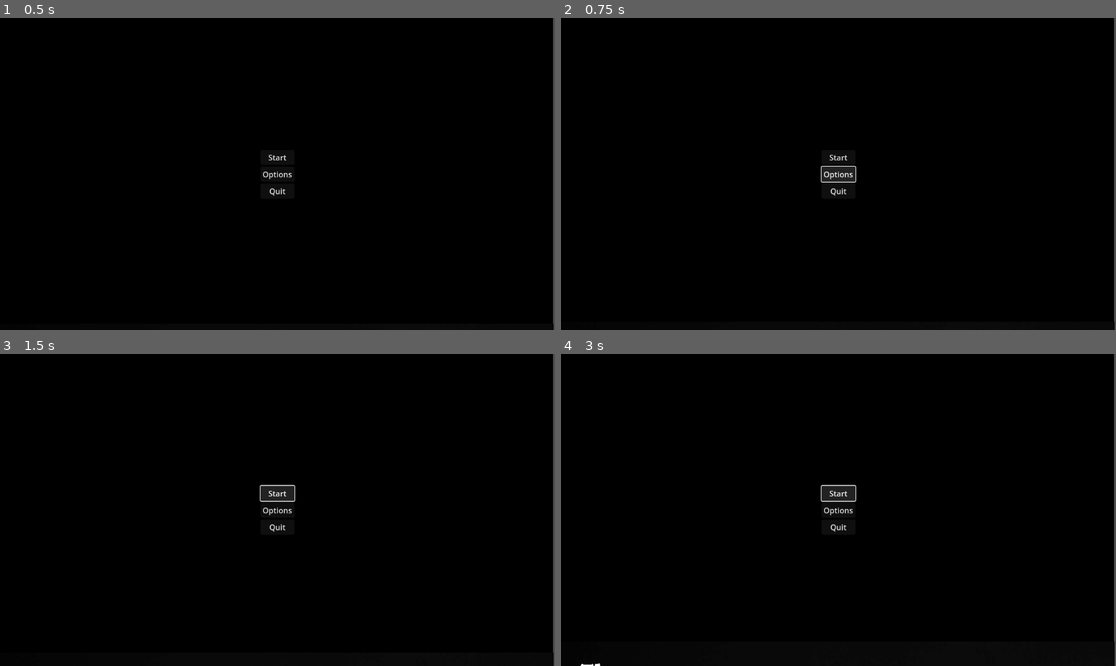
Above: before the commit, frames 1-4 (two rows, left to right).
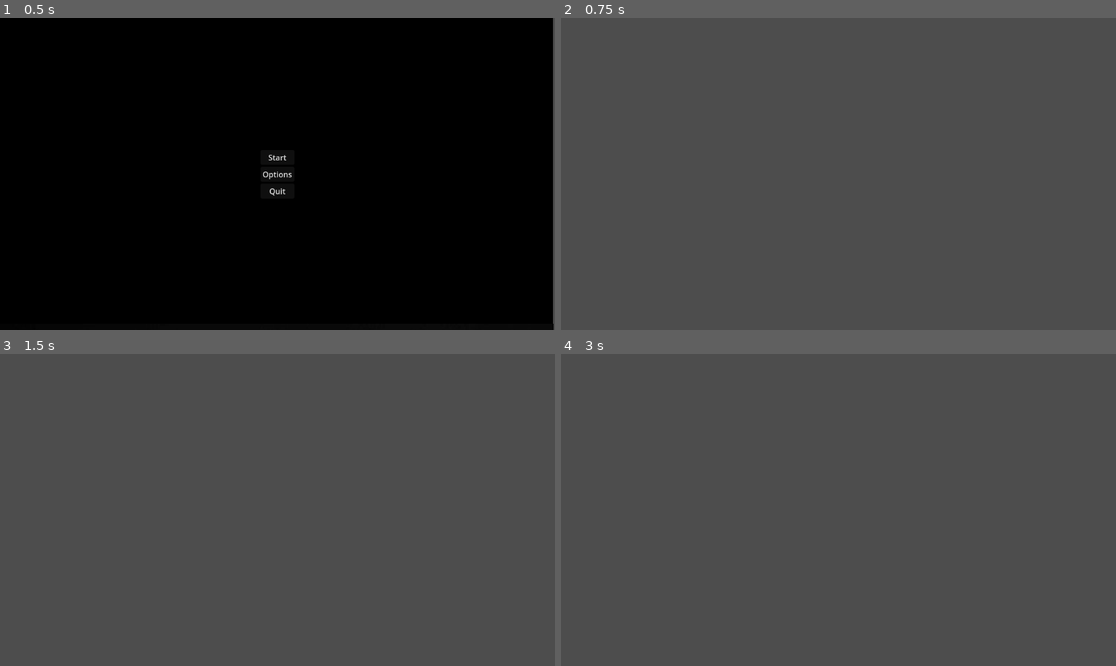
Above: after the commit, the same moments.

Repository: alexishachemi/the-Flaming-Ultimate-Climber-of-Kentucky
Game: Godot game, scene res://scenes/menu.tscn
Same seed, same stepped clock (60 frames per second), same inputs: the game is played once before the commit and once after it. Video files are missing from this copy of the repository; at most half a second of black plays in their place. Sound files missing from this copy of the repository are replaced by a short silence.
Inputs (mouse positions are in pixels of both pictures, inside the frame that each line leads up to):
- Up to frame 1 (0.5 s): no input
- Up to frame 2 (0.75 s): click "Options" at 0.5 s
- Up to frame 3 (1.5 s): click (277, 494) at 1.25 s, where only the run before the commit has a clickable "Start"
- Up to frame 4 (3 s): click (838, 494) at 2 s, where only the run before the commit has a clickable "Start"; click (838, 494) at 2.75 s, where only the run before the commit has a clickable "Start"

Frame 1 is identical in both runs. In frame 2, 100% of the frame differs, in the area x 0-100%, y 0-100%; in frame 3, 100%; in frame 4, 100%.

Commit message:
Fix Lucien's stuff

Diff:
--- a/scripts/menu.gd
+++ b/scripts/menu.gd
@@ -12,11 +12,11 @@
 
 
 func _on_start_button_pressed():
-	get_tree().change_scene_to_file("res://game.tscn")
+	get_tree().change_scene_to_file("res://scenes/game.tscn")
 
 
 func _on_options_button_pressed():
-	get_tree().change_scene_to_file("res://options.tscn")
+	get_tree().change_scene_to_file("res://scenes/options.tscn")
 
 
 func _on_quit_button_pressed():
